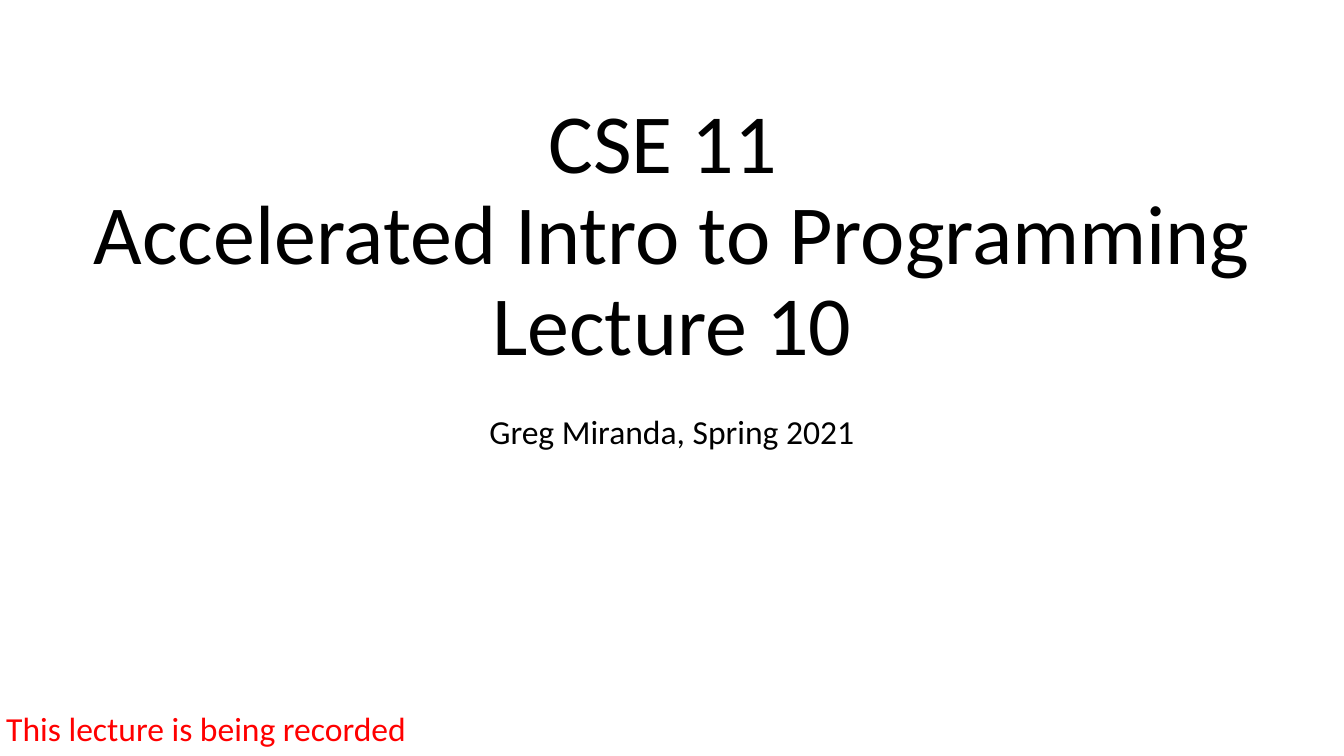
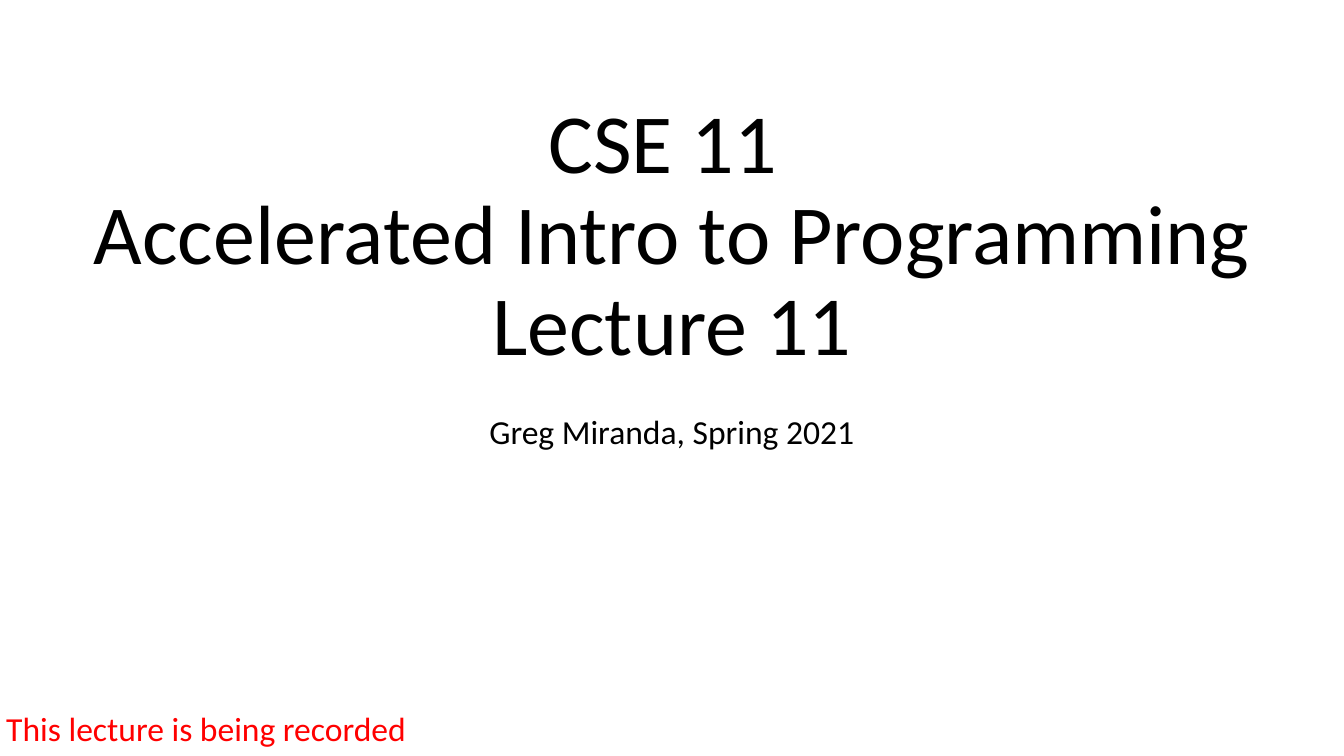
Before and after one commit to ucsd-cse11-sp21/ucsd-cse11-sp21.github.io, a slide deck: slide 1 of lectures/lecture-11/Lecture-Live B00/Lecture 11 - Lecture.pptx. Drawn at 1344x756 pixels with LibreOffice and Linux fonts; fonts in the diff are those of the drawing. Boxes give left, top, right and bottom in pixels: in the first picture for what was removed or moved away, otherwise in the second. Text is boxed around its words. In the diff, an @@ line names an element or a change of style, - is before the commit and + after.

Commit message:
Lecture 11 updates

```diff
--- a/lectures/lecture-11/Lecture-Live B00/Lecture 11 - Lecture.pptx
+++ b/lectures/lecture-11/Lecture-Live B00/Lecture 11 - Lecture.pptx
@@ title at (94,118,1250,356): text changed @@
-CSE 11
-Accelerated Intro to Programming
-Lecture 10
+CSE 11
+Accelerated Intro to Programming
+Lecture 11
```
Also in this commit, not shown: 5 other slides changed, 35 other files.
